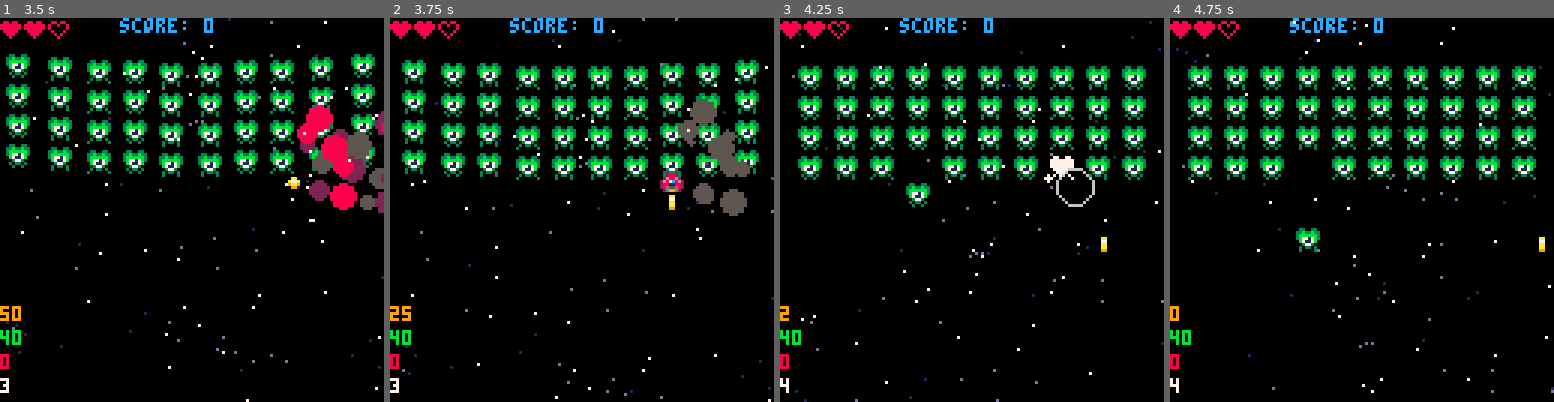
Above: before the commit, frames 1-4 (left to right).
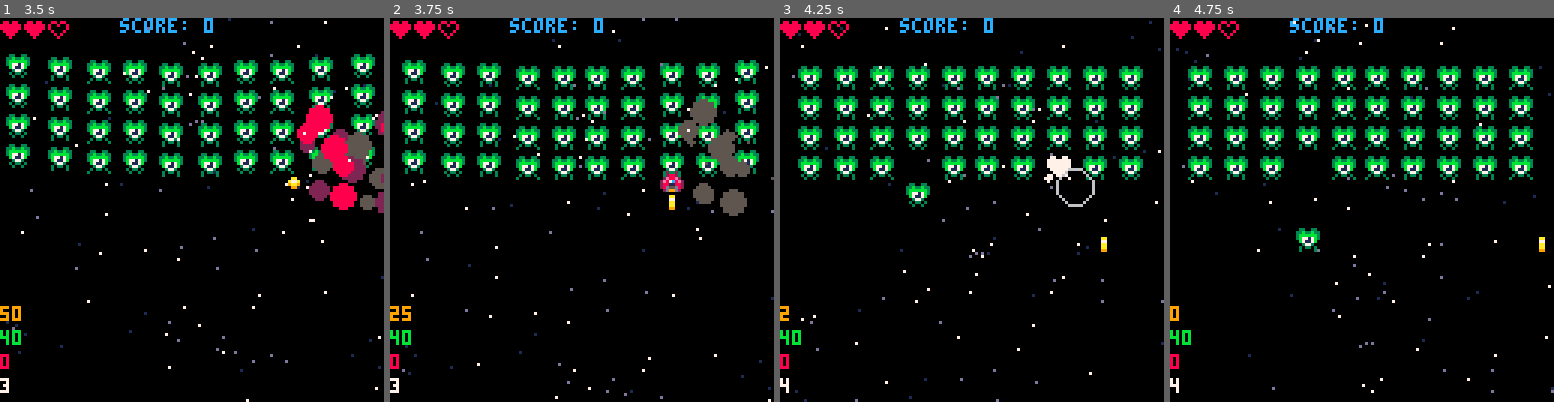
Above: after the commit, the same moments.

Repository: sirchras/p8-shmup
Game: PICO-8 cartridge shmup.p8
Same seed, same stepped clock (60 frames per second), same inputs: the game is played once before the commit and once after it.
Inputs:
- Up to frame 1 (3.5 s): tap X (X key) at 0.33, 1.07, 1.85, 2.97 s; tap O (Z key) at 0.7, 1.7, 2.1, 2.5, 2.9, 3.3 s; hold Right 1.6-2.1 s; hold Up 2.15-2.42 s; hold Right 2.47-3.03 s; hold Left from 3.08 s (still down)
- Up to frame 2 (3.75 s): release Left at 3.58 s; hold Down from 3.63 s (still down); tap O (Z key) at 3.7 s
- Up to frame 3 (4.25 s): release Down at 3.97 s; hold Right from 4.02 s (still down); tap X (X key) at 4.08 s; tap O (Z key) at 4.1 s
- Up to frame 4 (4.75 s): tap O (Z key) at 4.5 s; release Right at 4.68 s; hold Up from 4.73 s (still down)

Frame 1 is identical in both runs. In frame 2, 2.1% of the frame differs, in the area x 50-68%, y 12-43%; in frame 3, 5.0%; in frame 4, 5.1%, in the area x 50-96%, y 12-43%.

Commit message:
update enemy movement to use universal function

Diff:
--- a/shmup.p8
+++ b/shmup.p8
@@ -801,20 +801,21 @@
 	--could use gmobj.move but
 	-- would prob be messier
 	--add basic easing
-	self.x+=(self.tx-self.x)/8
-	self.y+=(self.ty-self.y)/8
+	local dx=(self.tx-self.x)/8
+	local dy=(self.ty-self.y)/8
 	if abs(self.y-self.ty)<0.5 then
 		self.y=self.ty
 		self.x=self.tx
 		self.act=self.hold
 	end
+	self:move(dx,dy)
 end
 function enemy:hold()
 	--do something?
 end
 function enemy:atk()
 	--attack
-	self.y+=1
+	self:move(0,1)
 end
 
 --default green enemy
